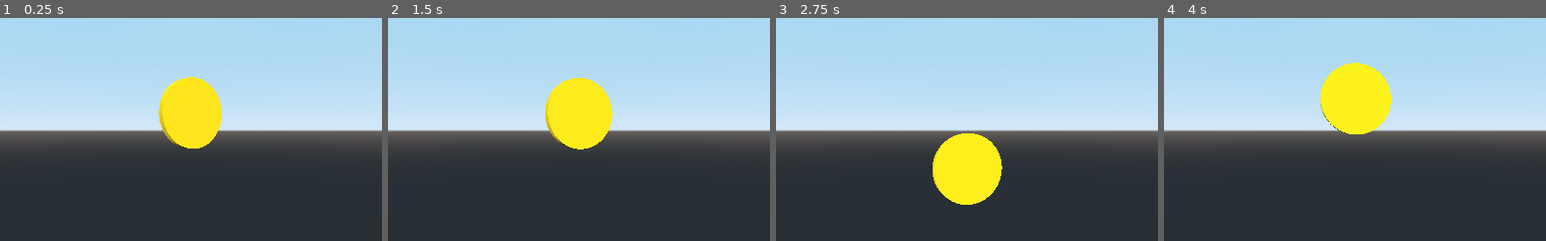
Above: before the commit, frames 1-4 (left to right).
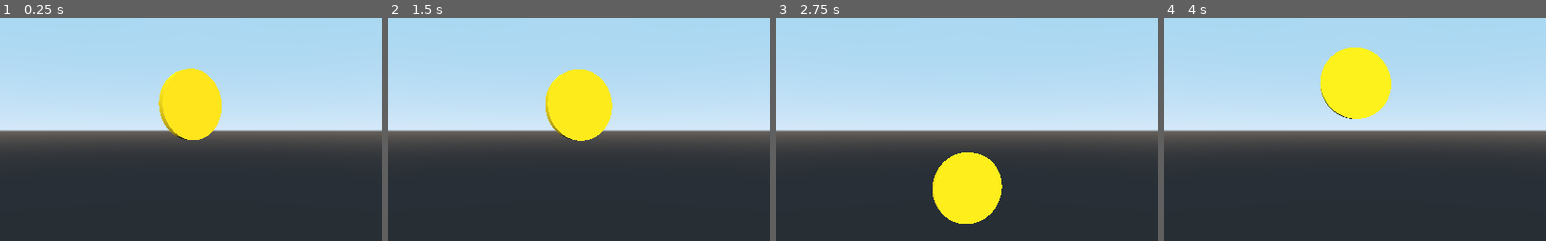
Above: after the commit, the same moments.

Repository: TaeKwonZeus/coin-boi
Game: Godot game, scene res://Main.tscn
The game is run twice, just before and just after one commit, with the same random seed, the same clock (stepped at 60 frames per second) and the same inputs.
Inputs:
- Up to frame 1 (0.25 s): no input
- Up to frame 2 (1.5 s): no input
- Up to frame 3 (2.75 s): no input
- Up to frame 4 (4 s): no input
The pictures show only the part of the screen within x 25-75%, y 25-75%; the shares and areas given below are measured in that part.

The runs differ from the first frame. In frame 1, 1.4% of the frame differs, in the area x 41-58%, y 22-59%; in frame 2, 1.4%; in frame 3, 3.1%, in the area x 41-60%, y 51-93%; in frame 4, 2.6%.

Commit message:
Update Coin.gd

Diff:
--- a/coin boi/Coin.gd
+++ b/coin boi/Coin.gd
@@ -5,4 +5,4 @@
 func _process(delta):
 	time += 0.03
 	rotate_y(0.04)
-	translation = Vector3.UP * sin(time) * delta * 40
+	translation = Vector3.UP * sin(time) * delta * 60
